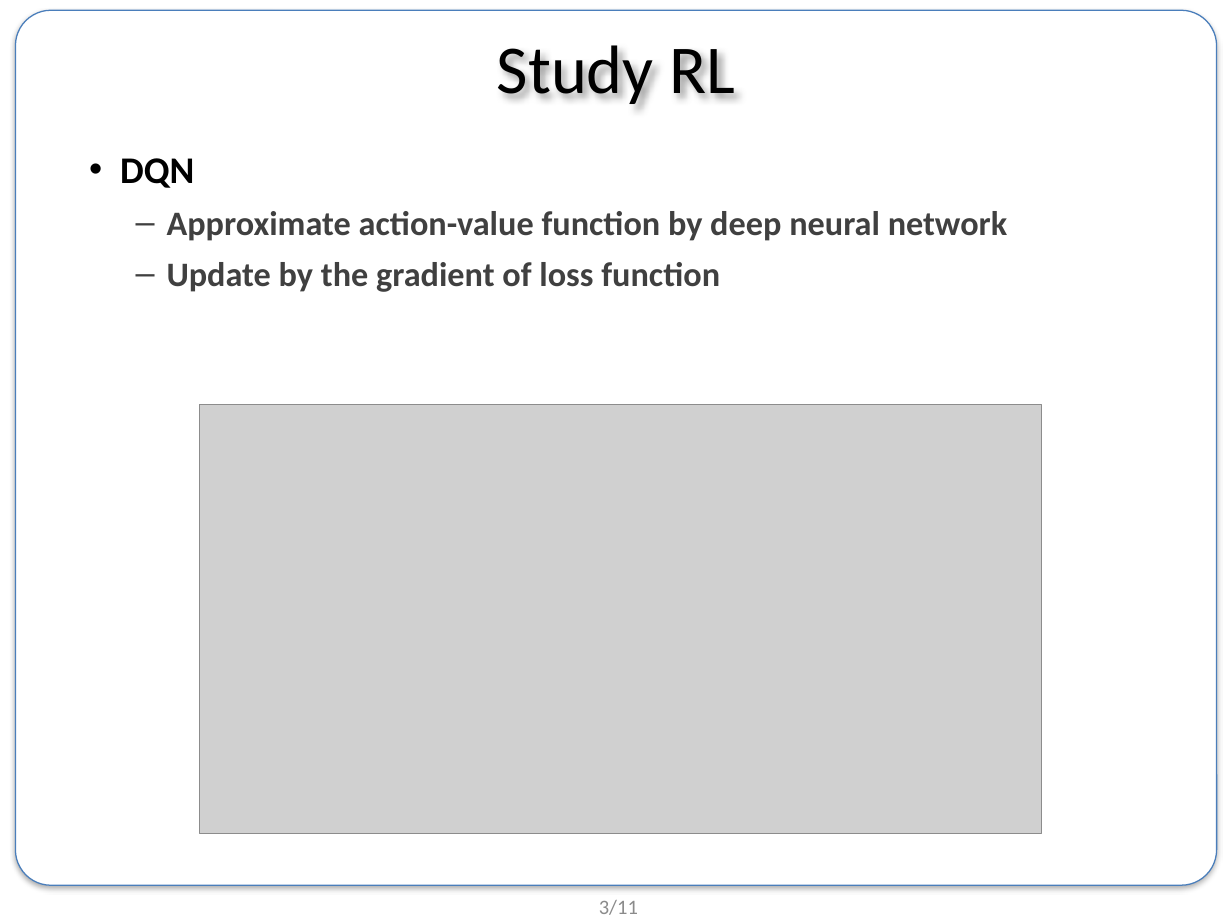
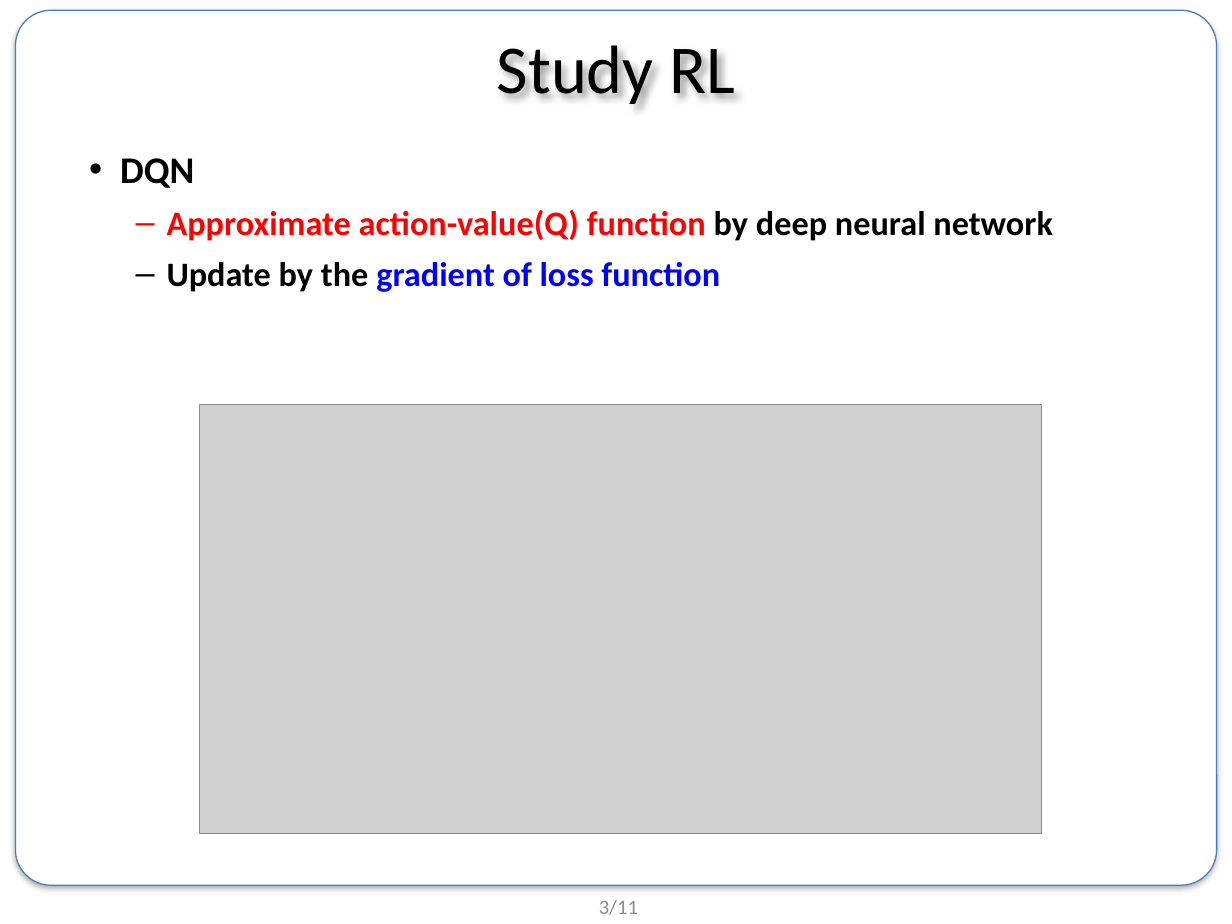
Before and after one commit to BongSangKim/UGRP, a slide deck: slide 3 of 0705 미팅/190705_UGRP_발표자료.pptx. Drawn at 1232x924 pixels with LibreOffice and Linux fonts; fonts in the diff are those of the drawing; grey boxes stand for pictures; background and template pictures are left out. Boxes give left, top, right and bottom in pixels: in the first picture for what was removed or moved away, otherwise in the second. Text is boxed around its words. In the diff, an @@ line names an element or a change of style, - is before the commit and + after.

```diff
--- a/0705 미팅/190705_UGRP_발표자료.pptx
+++ b/0705 미팅/190705_UGRP_발표자료.pptx
@@ text at <box>167,209,1053,241</box>: text changed; text colour #404040 to #FF0000 @@
-  – Approximate action-value function by deep neural network
+  – Approximate action-value(Q) function by deep neural network
@@ text at <box>167,262,720,292</box>: text colour #404040 to #000000 in "Update by the"; text colour #404040 to #0000FF in "gradient of loss function" @@
```
Also in this commit, not shown: 2 other slides changed.
